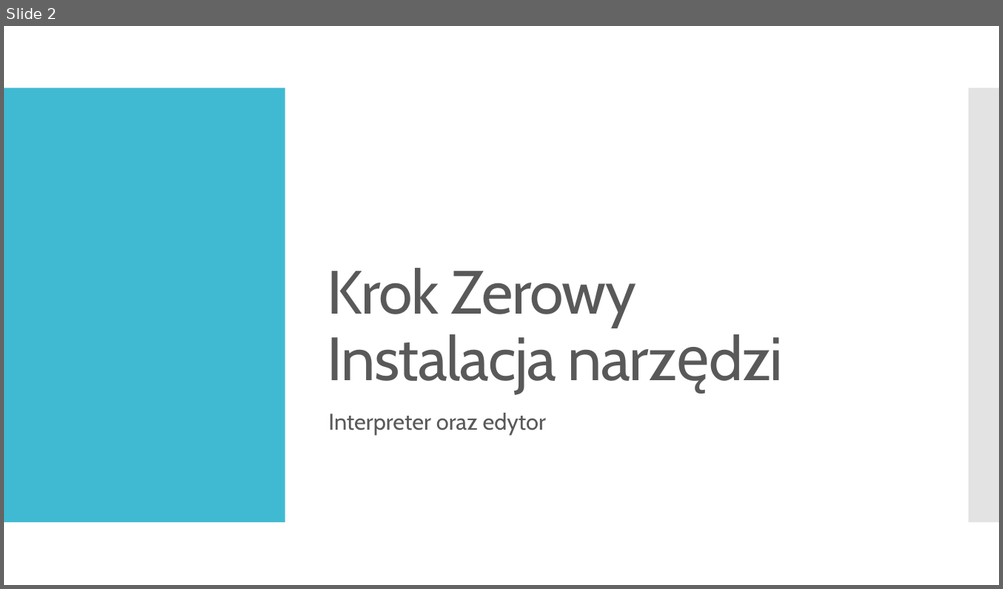
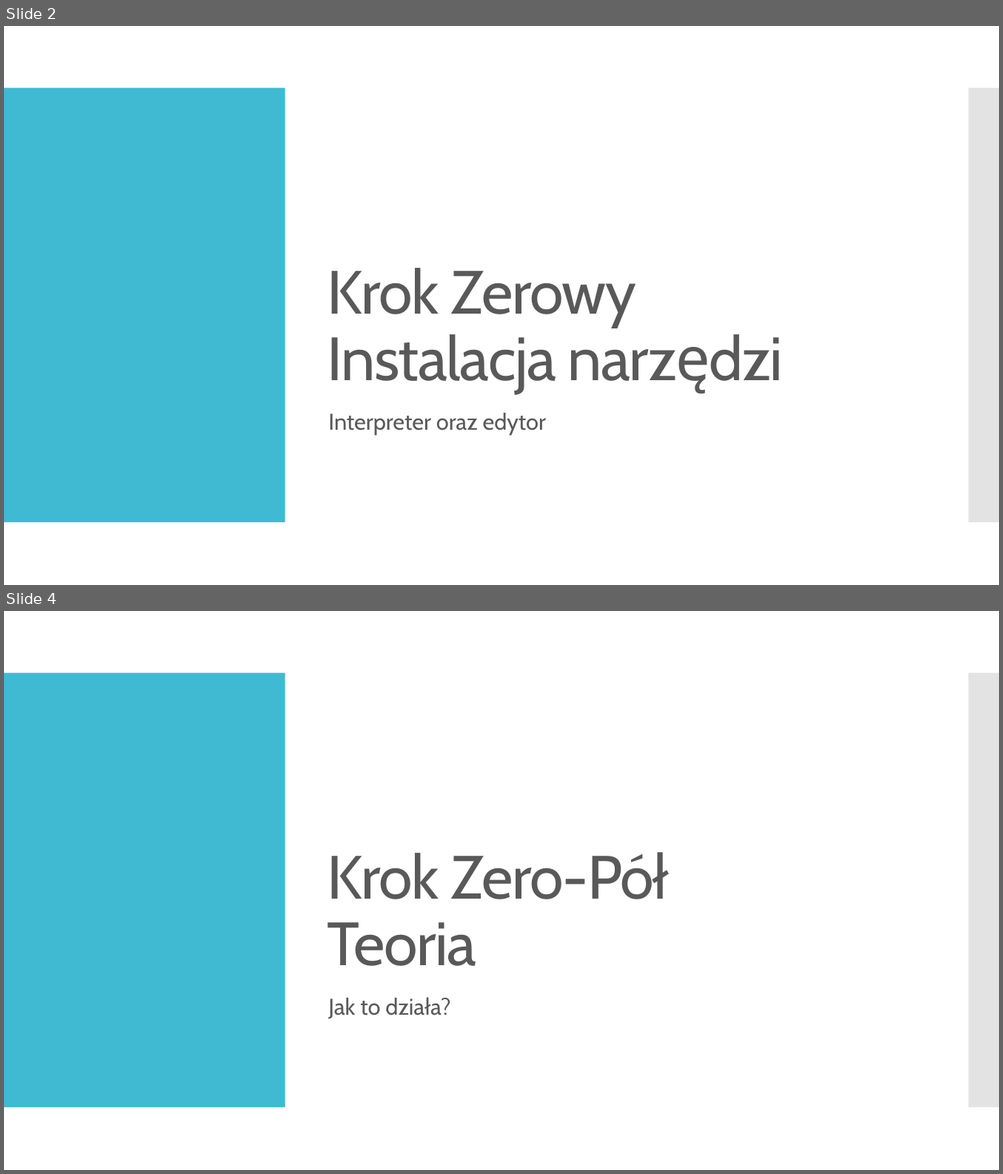
Before and after one commit to Pawel095/PJ_Pygame_Prezentacja, a slide deck: PPoint.pptx. Shown one above the other, each under a label of ours: slide 2 before the commit, slides 2 and 4 after it; the slides between them are not shown. The pictures are 1003x589 and 1003x1174 pixels, drawn with LibreOffice and Linux fonts; fonts in the diff are those of the drawing; background and template pictures are left out. Boxes give left, top, right and bottom in pixels: in the first picture for what was removed or moved away, otherwise in the second. Text is boxed around its words. In the diff, an @@ line names an element or a change of style, - is before the commit and + after.

Commit message:
Prezentacja do Krok4

```diff
--- a/PPoint.pptx
+++ b/PPoint.pptx
@@ slide 4 added at (x1=4, y1=611, x2=999, y2=1170), background picture (left out); not listed: 2 template elements that a slide beside it also shows @@
@@ title added at (x1=327, y1=852, x2=669, y2=966), 59 pt, text #595959 @@
+Krok Zero-Pół
+Teoria
@@ text added at (x1=328, y1=998, x2=380, y2=1019), 22 pt, text #595959 @@
+Jak to działa?
```
Also in this commit, not shown: 4 slides changed, 6 other slides added, 2 slides removed.
